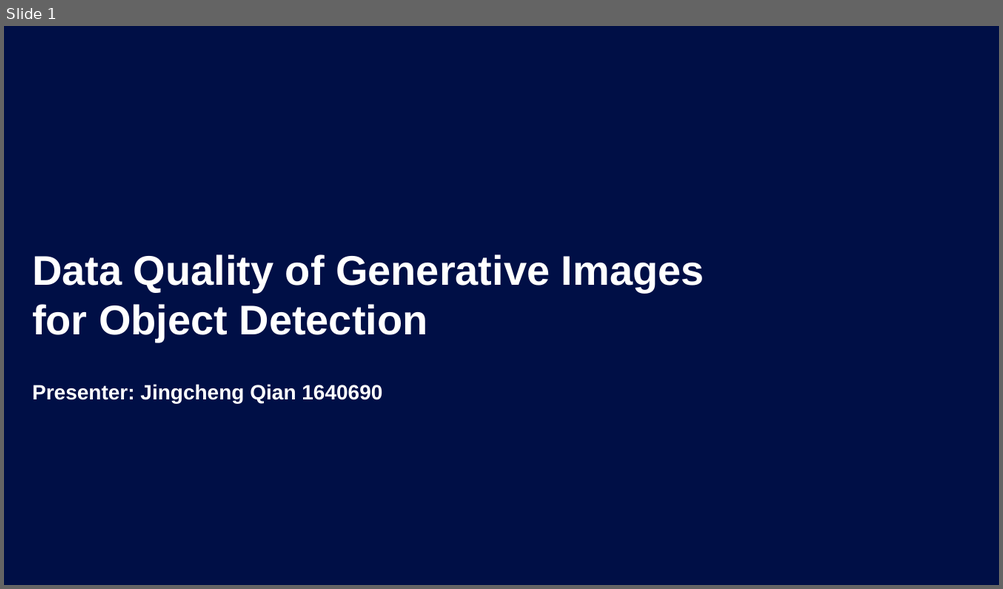
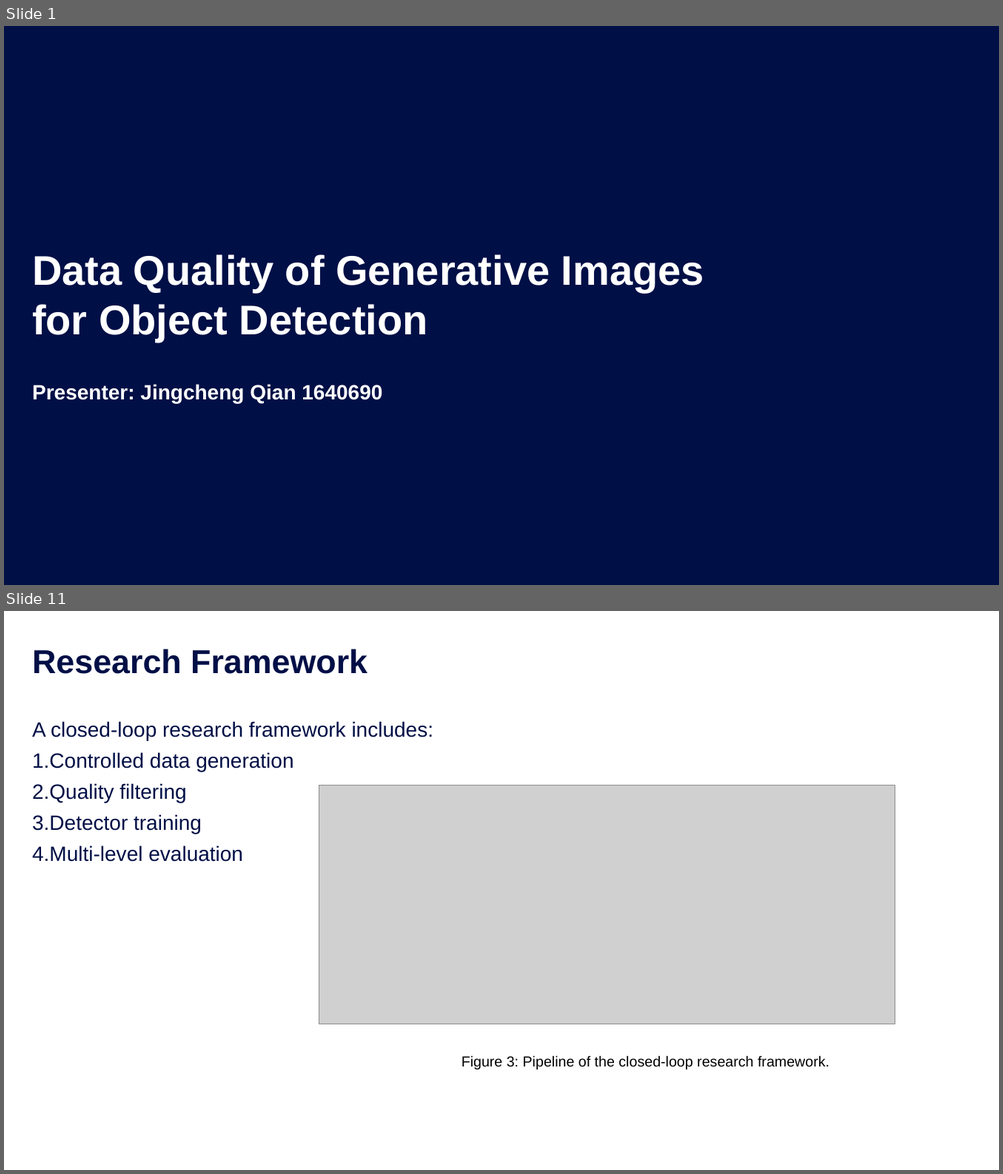
Before and after one commit to chengchengchenchen/MCS-Research-Project, a slide deck: doc/Presentation.pptx. Shown one above the other, each under a label of ours: slide 1 before the commit, slides 1 and 11 after it; the slides between them are not shown. The pictures are 1003x589 and 1003x1174 pixels, drawn with LibreOffice and Linux fonts; fonts in the diff are those of the drawing; grey boxes stand for pictures; background and template pictures are left out. Boxes give left, top, right and bottom in pixels: in the first picture for what was removed or moved away, otherwise in the second. Text is boxed around its words. In the diff, an @@ line names an element or a change of style, - is before the commit and + after.

```diff
--- a/doc/Presentation.pptx
+++ b/doc/Presentation.pptx
@@ slide 11 added at <box>4,611,999,1170</box>, background #FFFFFF @@
@@ title added at <box>32,649,367,674</box>, 32 pt, text #000F46, bold @@
+Research Framework
@@ text added at <box>32,721,434,862</box>, 20 pt, text #000F46 @@
+    A closed-loop research framework includes:
+1. Controlled data generation
+2. Quality filtering
+3. Detector training
+4. Multi-level evaluation
@@ picture added at <box>319,785,895,1025</box> @@
@@ text added at <box>461,1056,829,1070</box>, 14 pt, text #000000 @@
+    Figure 3: Pipeline of the closed-loop research framework.
```
Also in this commit, not shown: 16 other slides added, 7 slides removed, 15 other files.
